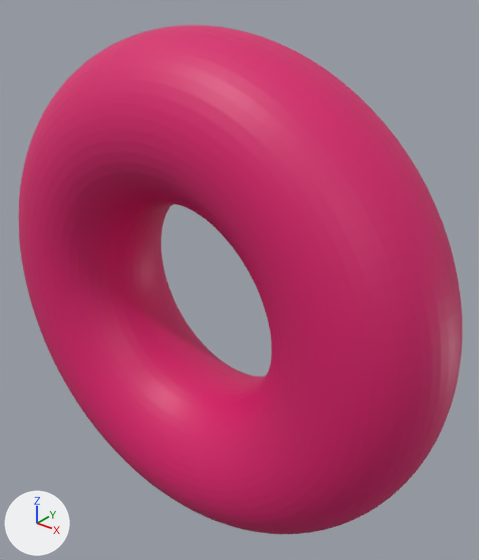
The glTF model docs/assets/torus_grid_sweep/torus_R2_r5.glb as it was, and as the next commit left it.
One viewpoint serves both versions: a camera (50 mm lens) standing at (16.23, -18.22, 12.54) and looking at (0.83, 1.03, 0.6). The axes (+X, +Y, +Z) are drawn at lower left. The lights are the same throughout. The picture after the commit comes second. Where no turn or scale is listed for an object, it has been applied to the vertices.

The first picture shows 'geometry_0'.
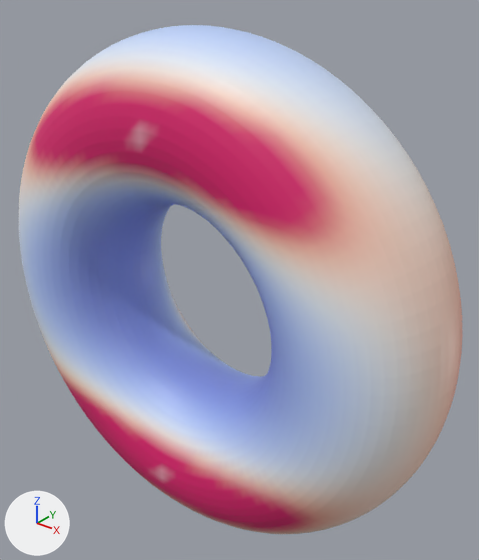
Location of each change, (x1, y1, x2, y2) in pixels of the pictures (479 x 560 px):
part 1 of me_geometry_0, recoloured (pink to blue): (22, 25, 344, 466) in both
part 2 of me_geometry_0, recoloured: (19, 50, 425, 493) in both
part 3 of me_geometry_0, recoloured: (23, 67, 461, 534) in both
part 4 of me_geometry_0, recoloured: (29, 73, 462, 533) in both
part 5 of me_geometry_0, recoloured: (20, 61, 443, 534) in both
part 6 of me_geometry_0, recoloured: (19, 38, 389, 480) in both

Edits to the bpy script that builds the scene:
```text
Change me_geometry_0:
    where me_geometry_0.from_pydata(...)  # 5000 vertices, 10000 faces; spans x -10.4..10.4, y -3.2..3.2, z -10.4..10.4
    used by ob_geometry_0; location = (0.0, 0.0, 0.0)
    me_geometry_0 part 1: 3440 faces centred in x -8.1..8.1, y -3.2..2.4, z -10.4..10.4 are repainted in the vertex colours; the middle colour goes from pink #da1c6c to blue #9bb0ef
    me_geometry_0 part 2: 894 faces centred in x -9.9..9.9, y -3.2..3.0, z -9.5..9.5 are repainted in the vertex colours; the middle colour goes from pink #da1c6c to white #eeecee
    me_geometry_0 part 3: 1162 faces centred in x -10.4..10.4, y -3.2..3.2, z -9.1..9.1 are repainted in the vertex colours; the middle colour goes from pink #da1c6c to beige #f9d0be
    me_geometry_0 part 4: 1766 faces centred in x -10.4..10.4, y -3.2..3.2, z -8.8..8.8 are repainted in the vertex colours; the middle colour goes from pink #da1c6c to pink #e78686
    me_geometry_0 part 5: 668 faces centred in x -10.3..10.3, y -3.2..3.1, z -9.2..9.2 are repainted in the vertex colours; the middle colour goes from pink #da1c6c to pale pink #f8e4d9
    me_geometry_0 part 6: 996 faces centred in x -9.2..9.2, y -3.2..2.8, z -10.0..10.0 are repainted in the vertex colours; the middle colour goes from pink #da1c6c to pale blue #dae6fc
```
